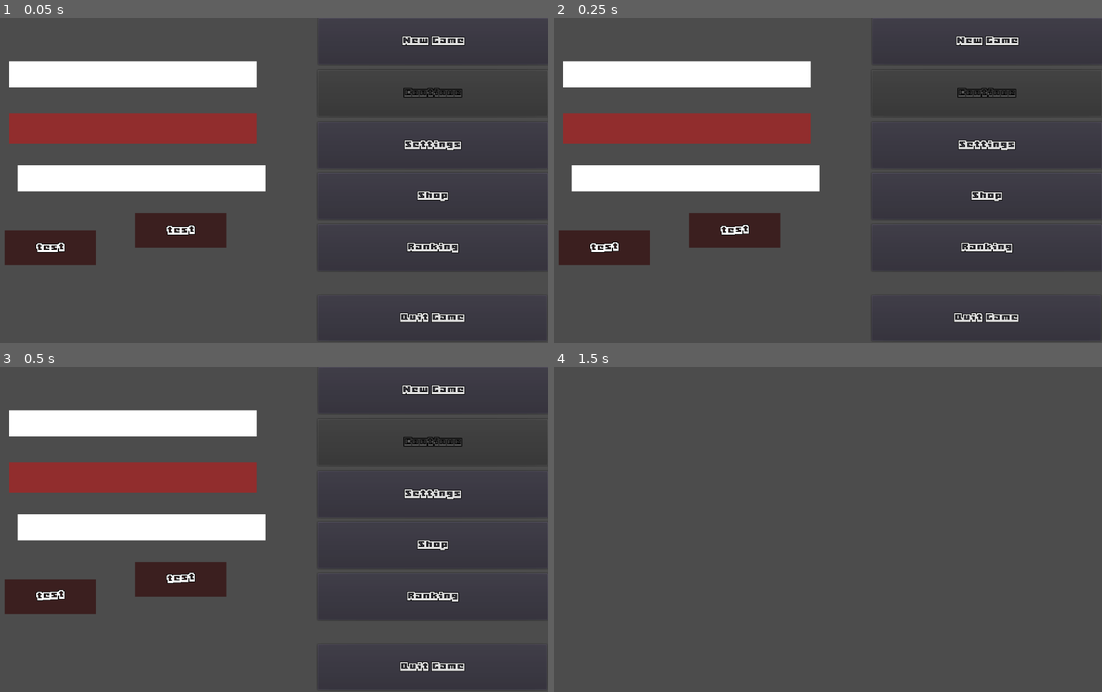
Above: before the commit, frames 1-4 (two rows, left to right).
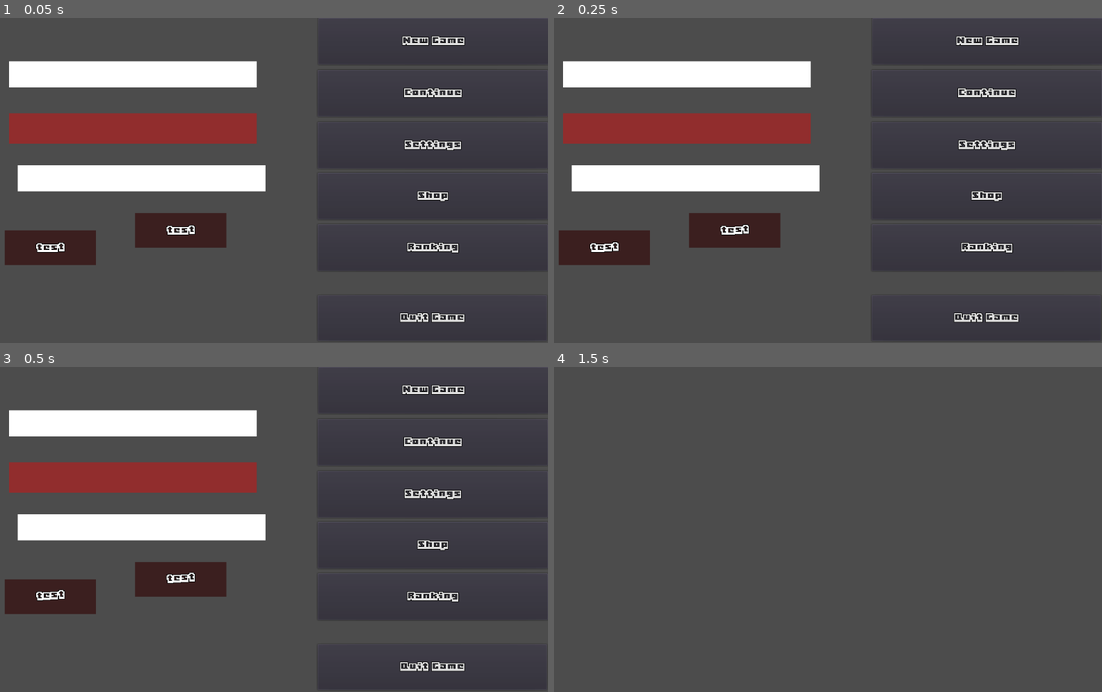
Above: after the commit, the same moments.

Repository: wvffle/finish-the-project
Game: Godot game, scene res://src/scenes/Game.tscn
Two runs of this game, one before a commit and one after it. Both use one fixed random seed, a clock stepped at 60 frames per second and the inputs below.
Inputs (mouse positions are in pixels of both pictures, inside the frame that each line leads up to):
- Up to frame 1 (0.05 s): no input
- Up to frame 2 (0.25 s): no input
- Up to frame 3 (0.5 s): no input
- Up to frame 4 (1.5 s): click "New Game" at 0.5 s; tap Enter at 1.25 s; move the mouse to (795, 594) at 1.27 s; click (795, 594) at 1.35 s

The runs differ from the first frame. In frame 1, 0.2% of the frame differs, in the area x 73-85%, y 21-25%; in frame 2, 0.2%; in frame 3, 0.2%; in frame 4, nothing differs.
Error before the commit: Invalid get index 'mainThemeVolume' (on base: 'Node2D (sounds.gd)'). (res://src/scripts/global.gd:88)

Commit message:
feat: create config file with volume settings

Diff:
--- a/src/scripts/global.gd
+++ b/src/scripts/global.gd
@@ -2,6 +2,7 @@
 
 const DEFAULT_STAGE_TIME = 30
 const SAVE_FILE = "save.json"
+const CONFIG_FILE = "config.json"
 const _STAGE_ORDER = [
 	'StageProjectManager',
 	'StageTester',
@@ -91,12 +92,16 @@
 		"lives": lives,
 		"score": score,
 		"difficulty": difficulty,
-		"mainThemeVolume": sounds.mainThemeVolume,
-		"buttonVolume": sounds.buttonVolume,
-		"soundsCanPlay": sounds.soundsCanPlay
+	}
+
+	var config_dict = {
+		"mainThemeVolume": sounds.mainTheme.get_volume_db(),
+		"buttonVolume": sounds.button.get_volume_db(),
+		"soundsCanPlay": sounds.mainTheme.is_playing()
 	}
 
 	save_file(SAVE_FILE, save_dict)
+	save_file(CONFIG_FILE, config_dict)
 
 func save_file(filename, data):
 	var file = File.new()
